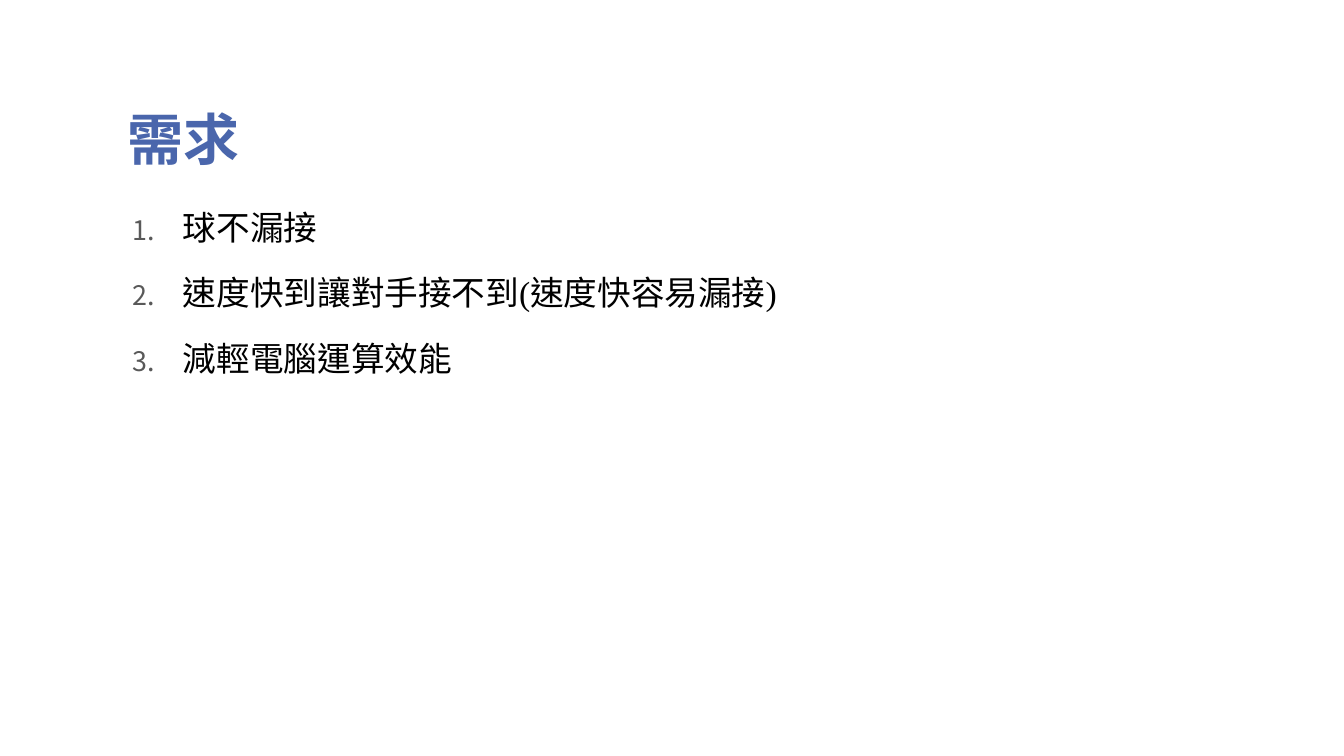
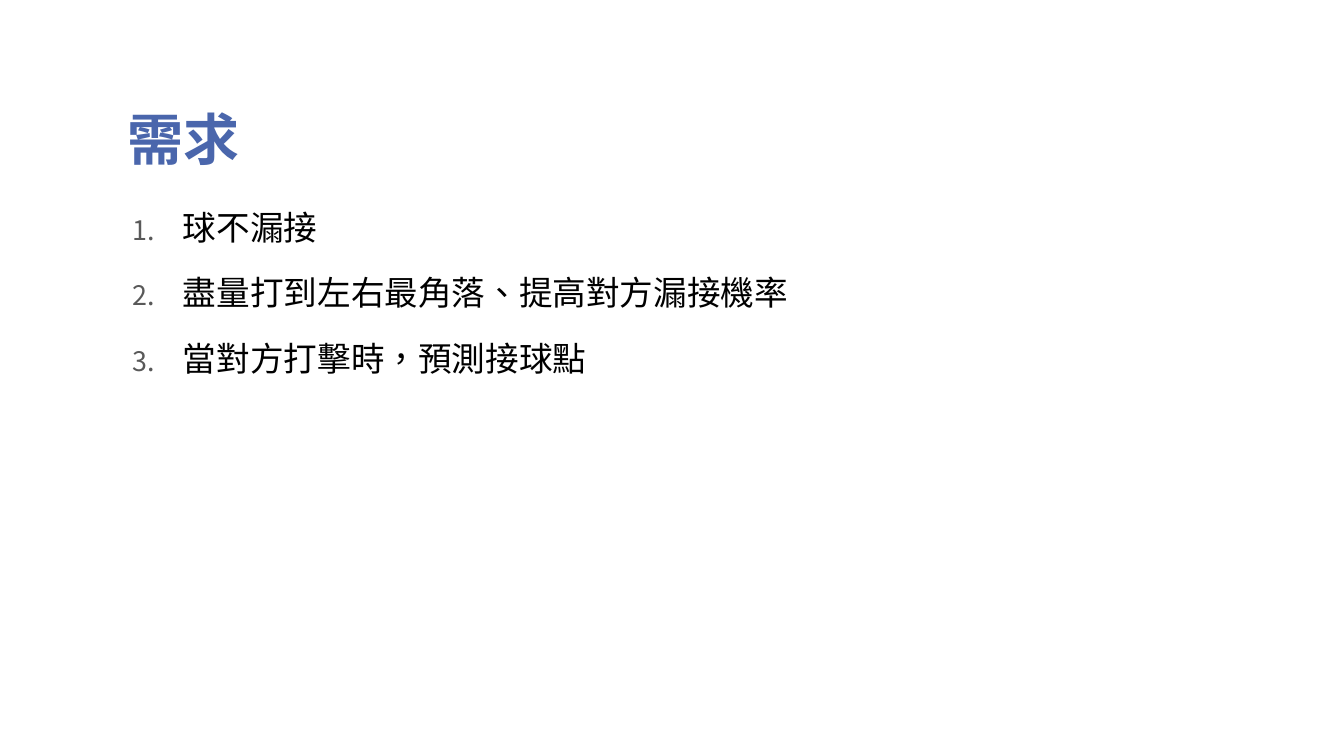
Before and after one commit to Wang-Si-Han/HW6, a slide deck: slide 3 of 機器學習乒乓球.pptx. Drawn at 1344x756 pixels with LibreOffice and Linux fonts; fonts in the diff are those of the drawing; background and template pictures are left out. Boxes give left, top, right and bottom in pixels: in the first picture for what was removed or moved away, otherwise in the second. Text is boxed around its words. In the diff, an @@ line names an element or a change of style, - is before the commit and + after.

Commit message:
modify

```diff
--- a/機器學習乒乓球.pptx
+++ b/機器學習乒乓球.pptx
@@ text at [183, 276, 788, 374]: text changed @@
-2. 速度快到讓對手接不到(速度快容易漏接)
-3. 減輕電腦運算效能
+2. 盡量打到左右最角落、提高對方漏接機率
+3. 當對方打擊時，預測接球點
```
